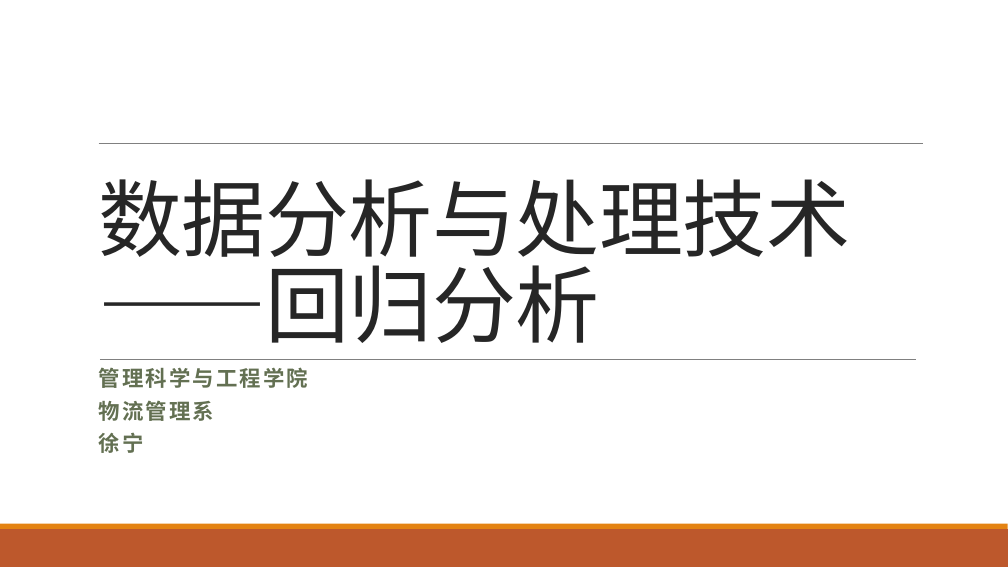
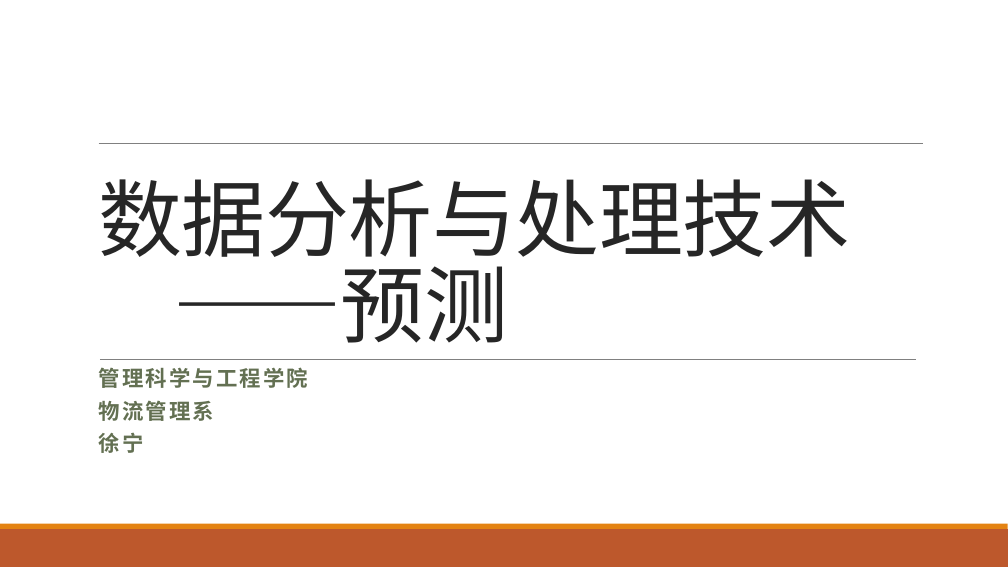
Before and after one commit to exoplanetX/DataAnalytics, a slide deck: slide 1 of 数据分析-7-预测.pptx. Drawn at 1008x567 pixels with LibreOffice and Linux fonts; fonts in the diff are those of the drawing. Boxes give left, top, right and bottom in pixels: in the first picture for what was removed or moved away, otherwise in the second. Text is boxed around its words. In the diff, an @@ line names an element or a change of style, - is before the commit and + after.

```diff
--- a/数据分析-7-预测.pptx
+++ b/数据分析-7-预测.pptx
@@ title at <box>98,179,850,343</box>: text changed @@
-数据分析与处理技术
-——回归分析
+数据分析与处理技术
+——预测
```
Also in this commit, not shown: 2 other slides changed, 3 slides added, 1 slide removed, 1 other file.
